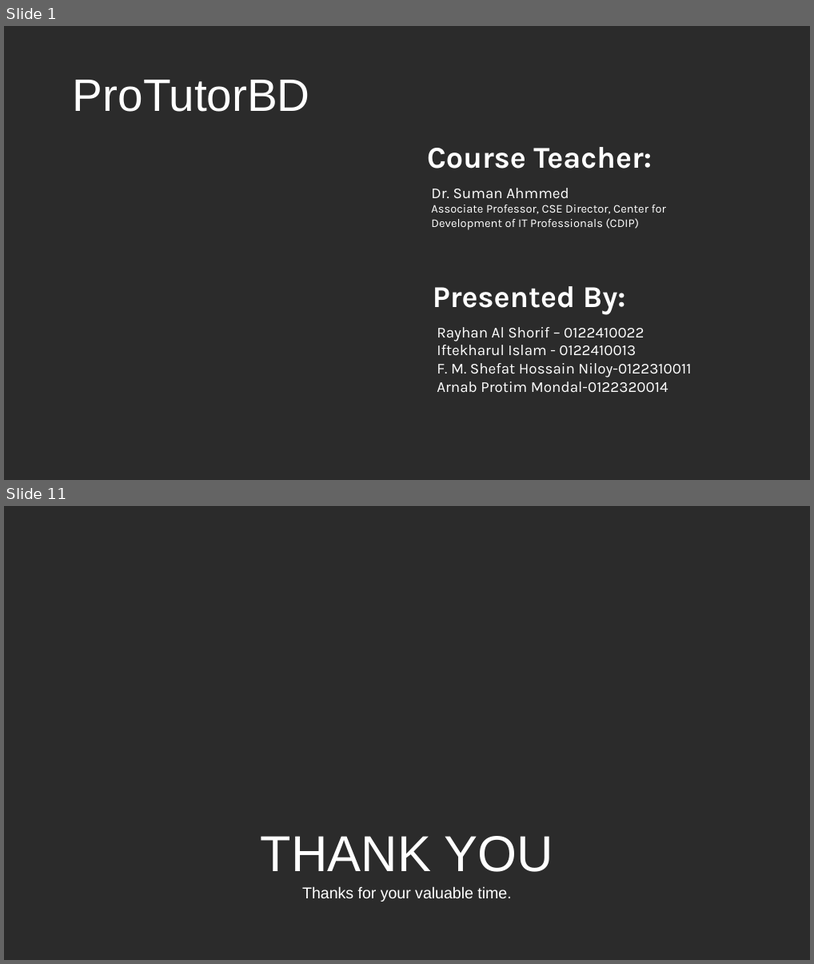
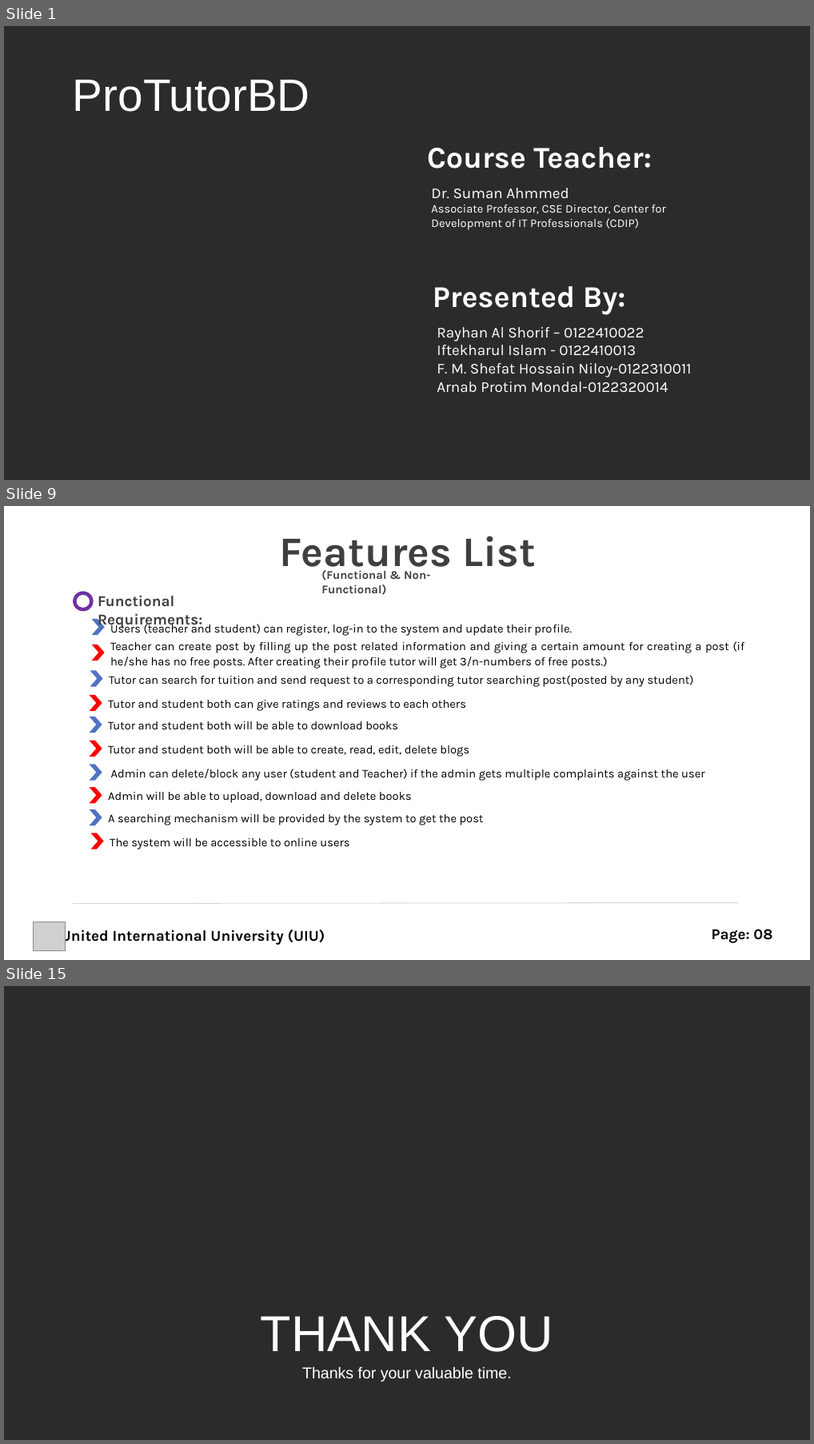
Before and after one commit to rayhanalshorif133/MSCSE-UIU, a slide deck: CSE-6159-SSA/ProTutorBD.pptx. Shown one above the other, each under a label of ours: slides 1 and 11 before the commit, slides 1, 9 and 15 after it; the slides between them are not shown. The pictures are 814x964 and 814x1444 pixels, drawn with LibreOffice and Linux fonts; fonts in the diff are those of the drawing; grey boxes stand for pictures; background and template pictures are left out; a plain dark background stands for a picture behind light text. Boxes give left, top, right and bottom in pixels: in the first picture for what was removed or moved away, otherwise in the second. Text is boxed around its words. In the diff, an @@ line names an element or a change of style, - is before the commit and + after.

```diff
--- a/CSE-6159-SSA/ProTutorBD.pptx
+++ b/CSE-6159-SSA/ProTutorBD.pptx
@@ slide 9 added at (x1=4, y1=506, x2=810, y2=960), background #FFFFFF @@
@@ text added at (x1=280, y1=536, x2=537, y2=576), 50 pt, text #3F3F3F, bold @@
+Features List
@@ text added at (x1=322, y1=570, x2=431, y2=595), 14 pt, text #3F3F3F, bold @@
+(Functional & Non-Functional)
@@ donut added at (x1=73, y1=592, x2=94, y2=612), fill #7030A0 @@
@@ text added at (x1=98, y1=595, x2=202, y2=629), 18 pt, text #3F3F3F, bold @@
+Functional Requirements:
@@ chevron added at (x1=92, y1=619, x2=105, y2=635), fill #5072C4 @@
@@ text added at (x1=110, y1=621, x2=572, y2=636), 14 pt, text #000000 @@
+Users (teacher and student) can register, log-in to the system and update their proﬁle.
@@ chevron added at (x1=92, y1=644, x2=105, y2=661), fill #FF0000 @@
@@ text added at (x1=110, y1=641, x2=746, y2=668), 14 pt, text #000000 @@
+Teacher can create post by ﬁlling up the post related information and giving a certain amount for creating a post (if he/she has no free posts. After creating their proﬁle tutor will get 3/n-numbers of free posts.)
@@ chevron added at (x1=90, y1=671, x2=102, y2=687), fill #5072C4 @@
@@ chevron added at (x1=90, y1=695, x2=102, y2=711), fill #FF0000 @@
@@ text added at (x1=109, y1=675, x2=694, y2=687), 14 pt, text #000000 @@
+Tutor can search for tuition and send request to a corresponding tutor searching post(posted by any student)
@@ chevron added at (x1=90, y1=716, x2=102, y2=733), fill #5072C4 @@
@@ text added at (x1=108, y1=700, x2=466, y2=711), 14 pt, text #000000 @@
+Tutor and student both can give ratings and reviews to each others
@@ text added at (x1=108, y1=721, x2=398, y2=729), 14 pt, text #000000 @@
+Tutor and student both will be able to download books
@@ chevron added at (x1=90, y1=740, x2=102, y2=756), fill #FF0000 @@
@@ text added at (x1=108, y1=745, x2=470, y2=756), 14 pt, text #000000 @@
+Tutor and student both will be able to create, read, edit, delete blogs
@@ chevron added at (x1=90, y1=764, x2=102, y2=780), fill #5072C4 @@
@@ text added at (x1=111, y1=768, x2=706, y2=780), 14 pt, text #000000 @@
+Admin can delete/block any user (student and Teacher) if the admin gets multiple complaints against the user
@@ chevron added at (x1=90, y1=787, x2=102, y2=803), fill #FF0000 @@
@@ text added at (x1=108, y1=792, x2=412, y2=803), 14 pt, text #000000 @@
+Admin will be able to upload, download and delete books
@@ chevron added at (x1=90, y1=809, x2=102, y2=825), fill #5072C4 @@
@@ text added at (x1=108, y1=814, x2=484, y2=825), 14 pt, text #000000 @@
+A searching mechanism will be provided by the system to get the post
@@ chevron added at (x1=91, y1=832, x2=104, y2=849), fill #FF0000 @@
@@ text added at (x1=110, y1=838, x2=350, y2=849), 14 pt, text #000000 @@
+The system will be accessible to online users
@@ line added from (73, 904) to (740, 902), #BFBFBF 0.5 pt @@
@@ picture added at (x1=34, y1=922, x2=65, y2=950) @@
@@ text added at (x1=61, y1=927, x2=326, y2=945), 18 pt, text #000000, bold @@
+United International University (UIU)
@@ text added at (x1=712, y1=928, x2=773, y2=943), 18 pt, text #000000, bold @@
+Page: 08
@@ what was slide 11 is now slide 15 @@
```
Also in this commit, not shown: 7 slides changed, 5 other slides added, 2 slides removed.
